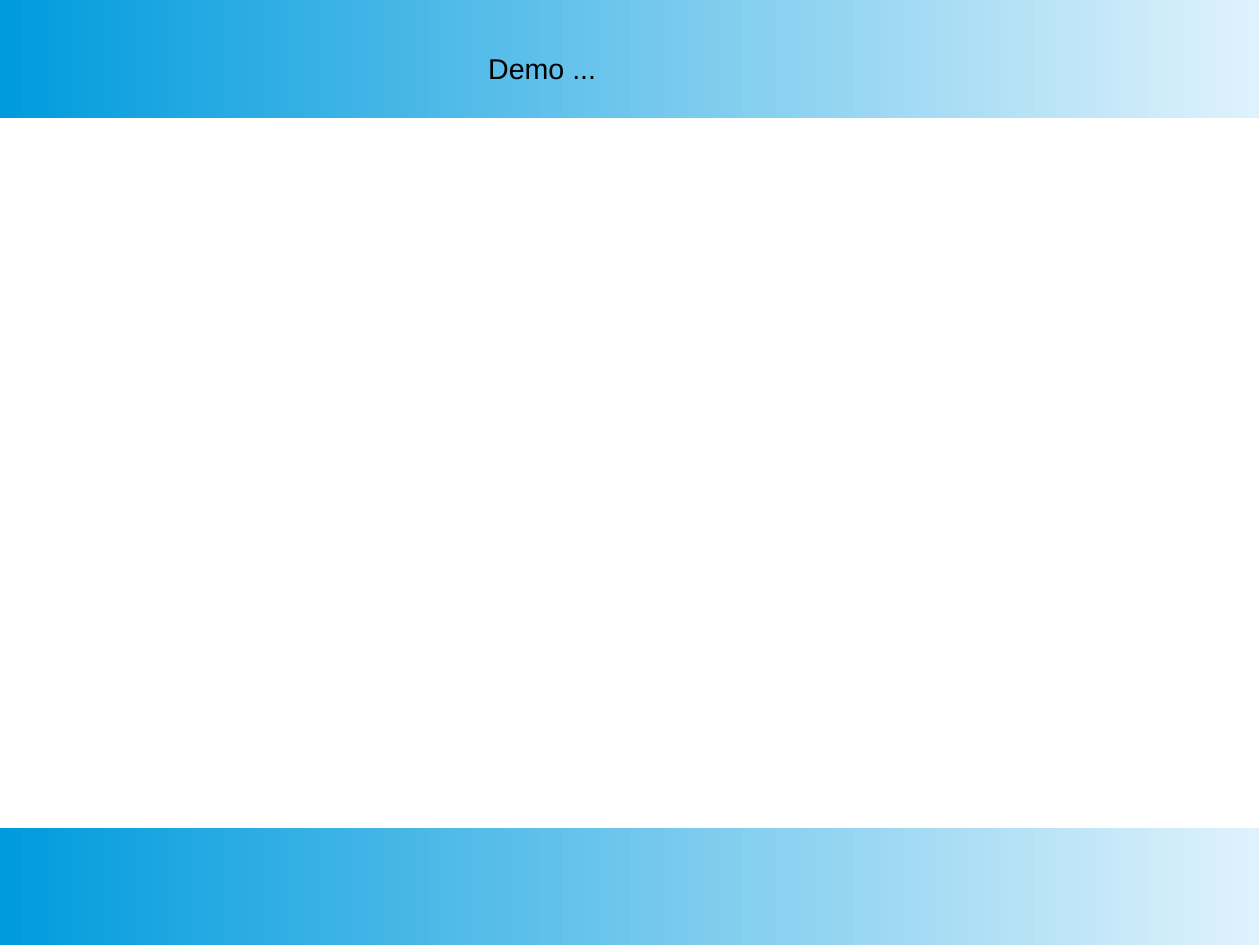
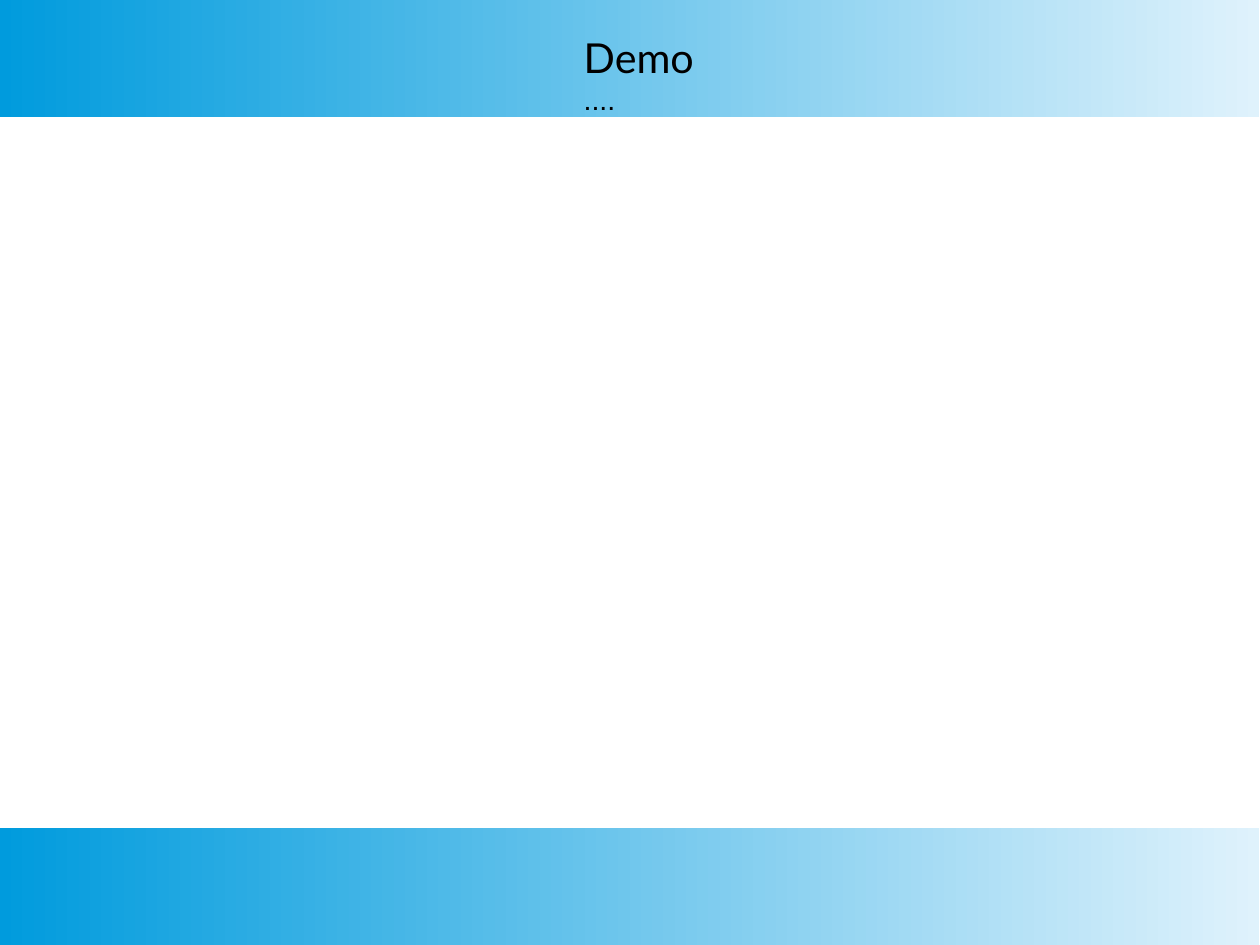
Before and after one commit to SubhajitCode/Seminar, a slide deck: slide 35 of Seminar 02/Seminar 2.pptx (slide 22 before the commit). Drawn at 1260x945 pixels with LibreOffice and Linux fonts; fonts in the diff are those of the drawing. Boxes give left, top, right and bottom in pixels: in the first picture for what was removed or moved away, otherwise in the second. Text is boxed around its words. In the diff, an @@ line names an element or a change of style, - is before the commit and + after.

```diff
--- a/Seminar 02/Seminar 2.pptx
+++ b/Seminar 02/Seminar 2.pptx
@@ text at bbox=[584, 43, 694, 74]: text changed; size 18 to 26 pt; font Arial to Lato @@
-Demo ...
+Demo ....
```
Also in this commit, not shown: 6 other slides changed, 29 slides added, 17 slides removed, 24 other files.
